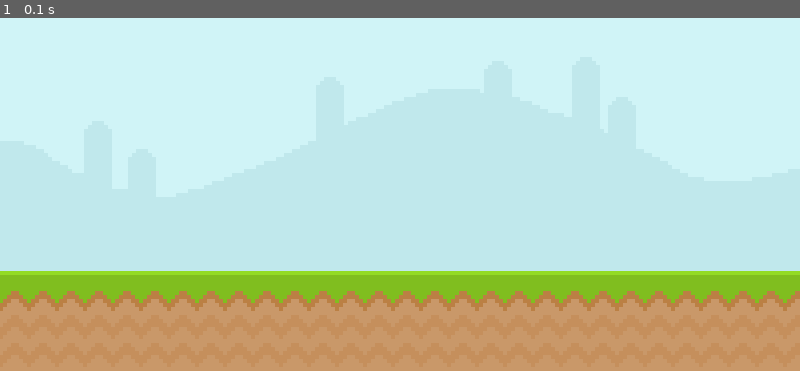
Above: before the commit, frame 1.
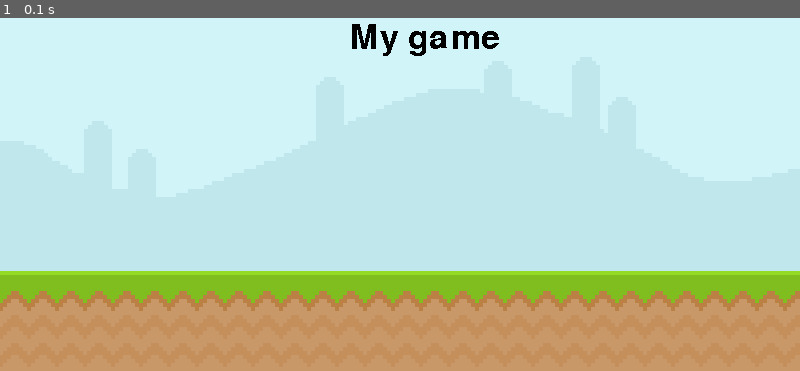
Above: after the commit, the same moment.

Repository: CandraZul/pygame
Game: pygame game, started from pygame/basic.py
The game is run twice, just before and just after one commit, with the same random seed, the same clock (stepped at 60 frames per second) and the same inputs.
Inputs:
- Up to frame 1 (0.1 s): no input

The runs differ from the first frame. In frame 1, 0.6% of the frame differs, in the area x 44-63%, y 1-11%.

Commit message:
menambahkan font ke dalam pygame

Diff:
--- a/pygame/basic.py
+++ b/pygame/basic.py
@@ -5,9 +5,11 @@
 screen = pygame.display.set_mode((800, 400))
 pygame.display.set_caption('Runner')
 clock = pygame.time.Clock()
+test_font = pygame.font.Font('pygame/font/Pixeltype.ttf', 50)
 
 bg_surface = pygame.image.load('pygame/graphics/Sky.png')
 surface2 = pygame.image.load('pygame/graphics/ground.png')
+text_surface = test_font.render('My game', False, 'Black') #format ('kata yang ditampilkan', huruf mulus atau tidak, warna)
 
 
 while True:
@@ -18,7 +20,7 @@
 
         screen.blit(bg_surface, (0,0))
         screen.blit(surface2, (0,300))
-
+        screen.blit(text_surface, (350, 50))
 
 
         pygame.display.update()
